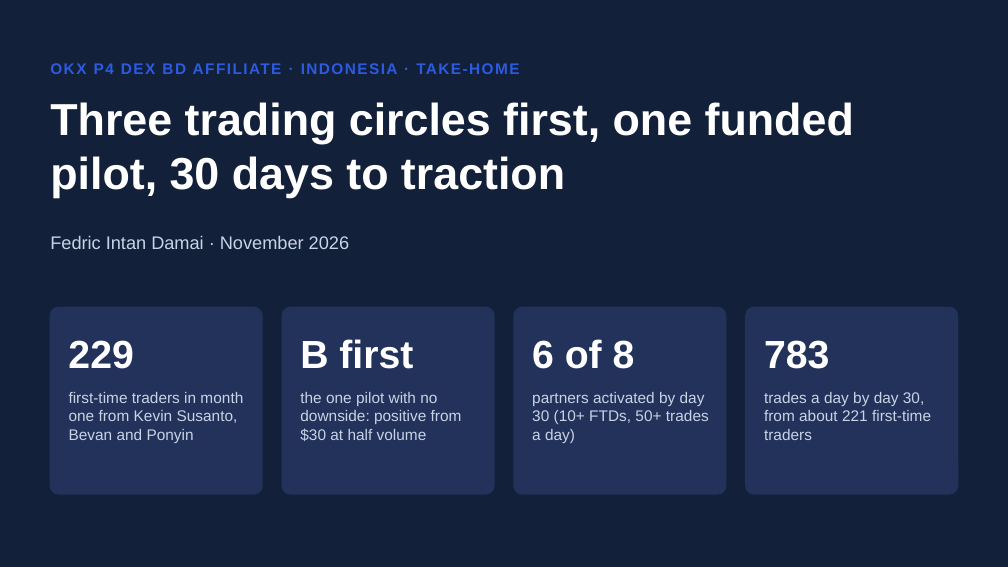
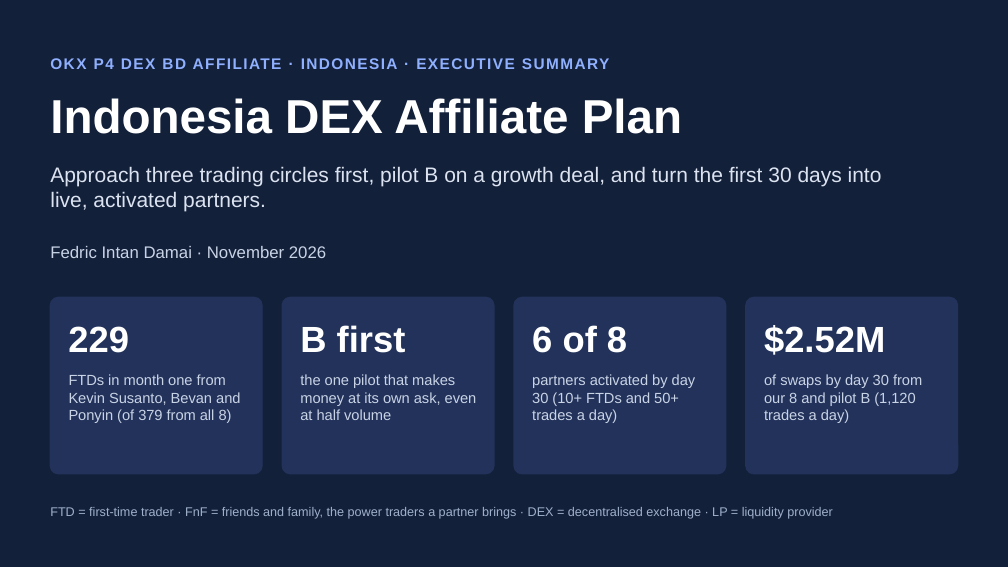
Before and after one commit to fedricdamai/SuperCashier, a slide deck: slide 1 of okx-dex-affiliates-id/submission-v2/OKX_DEX_BD_Affiliate_Indonesia_Slides.pptx. Drawn at 1008x567 pixels with LibreOffice and Linux fonts; fonts in the diff are those of the drawing. Boxes give left, top, right and bottom in pixels: in the first picture for what was removed or moved away, otherwise in the second. Text is boxed around its words. In the diff, an @@ line names an element or a change of style, - is before the commit and + after.

```diff
--- a/okx-dex-affiliates-id/submission-v2/OKX_DEX_BD_Affiliate_Indonesia_Slides.pptx
+++ b/okx-dex-affiliates-id/submission-v2/OKX_DEX_BD_Affiliate_Indonesia_Slides.pptx
@@ text at [50,58,609,69]: text changed; text colour #2C5BE0 to #8FB0FF @@
-OKX P4 DEX BD AFFILIATE · INDONESIA · TAKE-HOME
+OKX P4 DEX BD AFFILIATE · INDONESIA · EXECUTIVE SUMMARY
@@ text at [50,98,682,134]: text changed; size 32 to 34 pt @@
-Three trading circles first, one funded pilot, 30 days to traction
+Indonesia DEX Affiliate Plan
@@ text added at [50,166,882,211], 15 pt, text #DCE3F0 @@
+Approach three trading circles first, pilot B on a growth deal, and turn the first 30 days into live, activated partners.
@@ text "Fedric Intan Damai · November ...": place and size @@
-text "Fedric Intan Damai · November ..." at [50,236,349,249]
+text "Fedric Intan Damai · November ..." at [50,246,326,258]
@@ text "Fedric Intan Damai · November ..." at [50,246,326,258]: size 13 to 12 pt @@
@@ rounded rectangle: place and size @@
-rounded rectangle at [50,307,262,494]
+rounded rectangle at [50,297,262,474]
@@ rounded rectangle: place and size @@
-rounded rectangle at [282,307,494,494]
+rounded rectangle at [282,297,494,474]
@@ rounded rectangle: place and size @@
-rounded rectangle at [514,307,726,494]
+rounded rectangle at [514,297,726,474]
@@ proportions changed in 4 elements at [50,297,262,474], [282,297,494,474], [514,297,726,474], [746,297,958,474] @@
@@ rounded rectangle: place and size @@
-rounded rectangle at [746,307,958,494]
+rounded rectangle at [746,297,958,474]
@@ text "229": place and size @@
-text "229" at [68,340,133,369]
+text "229" at [68,326,129,353]
@@ text "B first": place and size @@
-text "B first" at [300,339,413,369]
+text "B first" at [300,325,406,353]
@@ size 28 to 26 pt in 3 elements at [68,326,129,353], [300,325,406,353], [532,325,627,353] @@
@@ text "6 of 8": place and size @@
-text "6 of 8" at [532,339,635,369]
+text "6 of 8" at [532,325,627,353]
@@ text added at [764,325,885,355], 26 pt, text #FFFFFF, bold @@
+$2.52M
@@ text removed at [764,340,829,369] @@
-783
@@ text at [69,374,240,423]: text changed; size 11 to 10.5 pt @@
-first-time traders in month one from Kevin Susanto, Bevan and Ponyin
+FTDs in month one from Kevin Susanto, Bevan and Ponyin (of 379 from all 8)
@@ text at [300,374,477,420]: text changed; size 11 to 10.5 pt @@
-the one pilot with no downside: positive from $30 at half volume
+the one pilot that makes money at its own ask, even at half volume
@@ text at [532,374,696,423]: text changed; size 11 to 10.5 pt @@
-partners activated by day 30 (10+ FTDs, 50+ trades a day)
+partners activated by day 30 (10+ FTDs and 50+ trades a day)
@@ text at [764,374,922,423]: text changed; size 11 to 10.5 pt @@
-trades a day by day 30, from about 221 first-time traders
+of swaps by day 30 from our 8 and pilot B (1,120 trades a day)
@@ text added at [50,507,833,519], 9 pt, text #9FB0CC @@
+FTD = first-time trader · FnF = friends and family, the power traders a partner brings · DEX = decentralised exchange · LP = liquidity provider
```
Also in this commit, not shown: 5 other slides changed, 11 other files.
